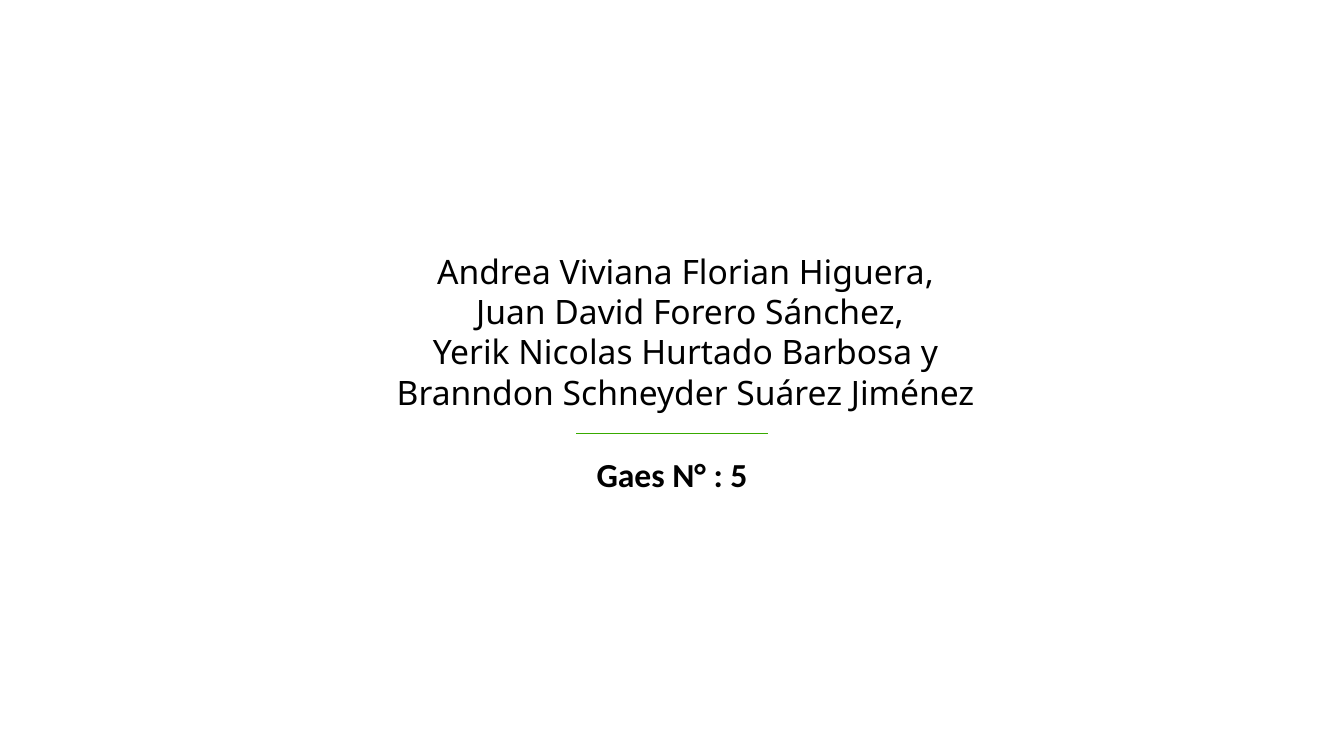
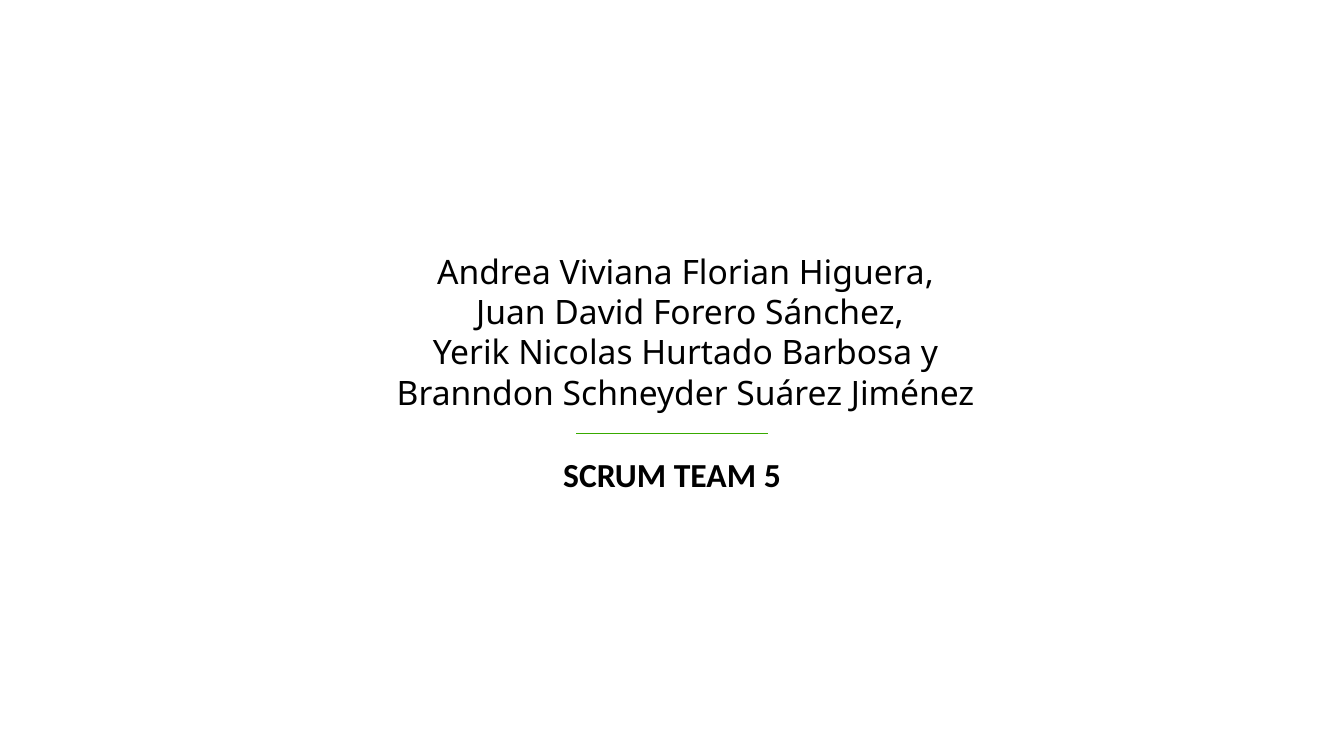
Before and after one commit to Branndon-Suarez/1.REPOSITORIO-WYK-PANADERIA.github.io, a slide deck: slide 2 of 4.Presentación/DIAPOSITIVAS_PROYECTO - GAES 7.pptx. Drawn at 1344x756 pixels with LibreOffice and Linux fonts; fonts in the diff are those of the drawing; background and template pictures are left out. Boxes give left, top, right and bottom in pixels: in the first picture for what was removed or moved away, otherwise in the second. Text is boxed around its words. In the diff, an @@ line names an element or a change of style, - is before the commit and + after.

```diff
--- a/4.Presentación/DIAPOSITIVAS_PROYECTO - GAES 7.pptx
+++ b/4.Presentación/DIAPOSITIVAS_PROYECTO - GAES 7.pptx
@@ text at [563, 465, 781, 488]: text changed @@
-Gaes N° : 5
+SCRUM TEAM 5
```
Also in this commit, not shown: 1 other slide changed, 1 slide added, 1 slide removed, 1 other file.
